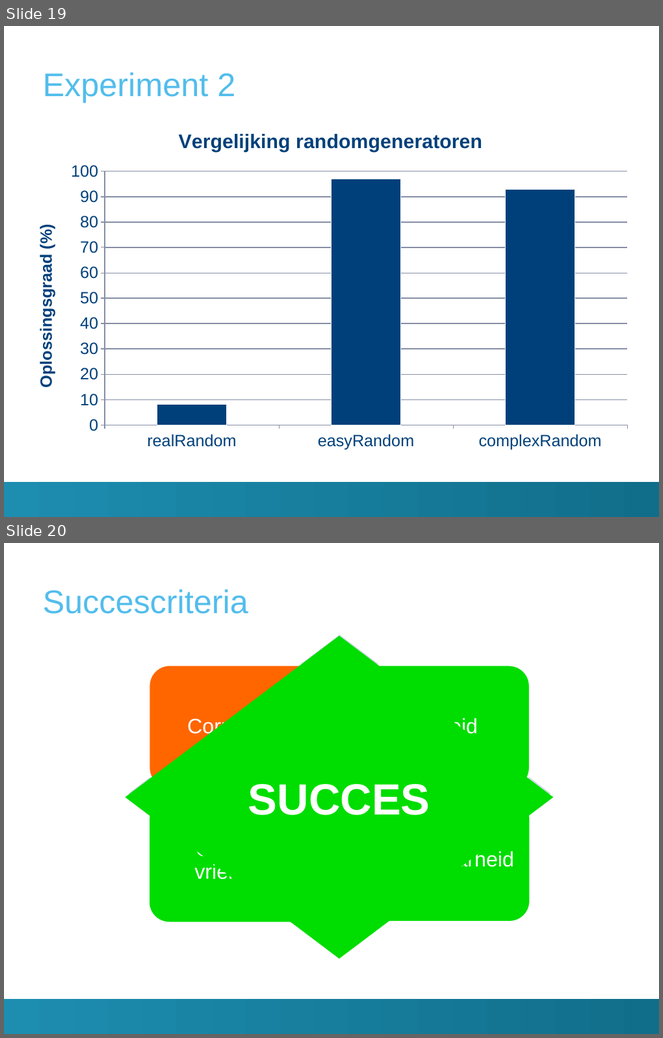
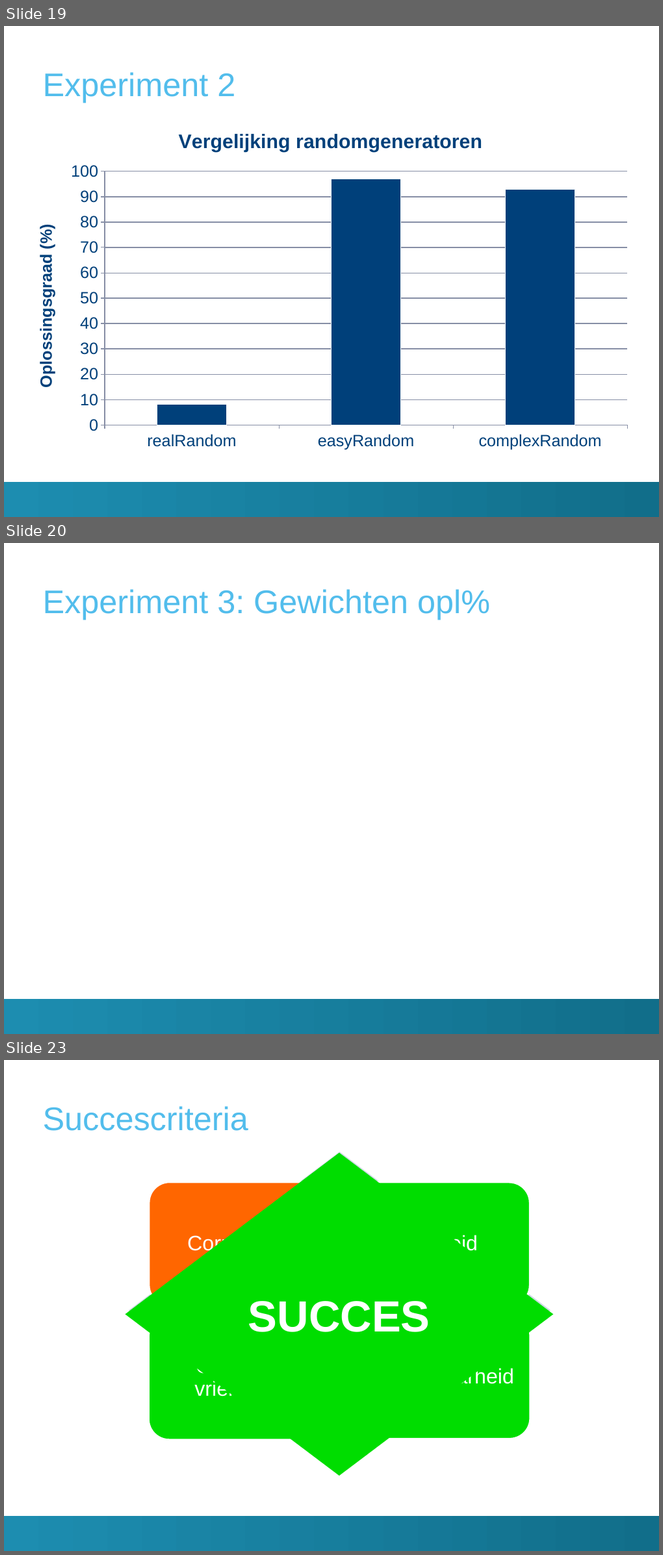
Before and after one commit to TomDeGroote/Bachelorproef, a slide deck: Paper/Finale Presentatie/presentatie.pptx. Shown one above the other, each under a label of ours: slides 19 and 20 before the commit, slides 19, 20 and 23 after it; the slides between them are not shown. The pictures are 663x1038 and 663x1555 pixels, drawn with LibreOffice and Linux fonts; fonts in the diff are those of the drawing; background and template pictures are left out. Boxes give left, top, right and bottom in pixels: in the first picture for what was removed or moved away, otherwise in the second. Text is boxed around its words. In the diff, an @@ line names an element or a change of style, - is before the commit and + after.

```diff
--- a/Paper/Finale Presentatie/presentatie.pptx
+++ b/Paper/Finale Presentatie/presentatie.pptx
@@ slide 20 added at [4,543,659,1034], background #FFFFFF; not listed: 1 template element that a slide beside it also shows @@
@@ title added at [43,589,490,620], 36 pt, text #52BDEC @@
+Experiment 3: Gewichten opl%
@@ what was slide 20 is now slide 23 @@
```
Also in this commit, not shown: 2 slides changed, 3 other slides added, 7 other files.
